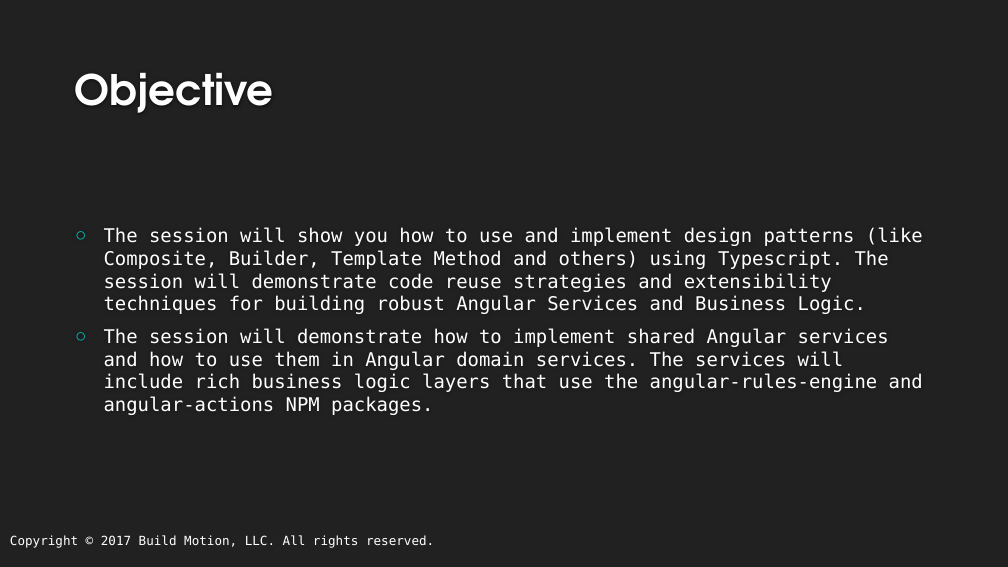
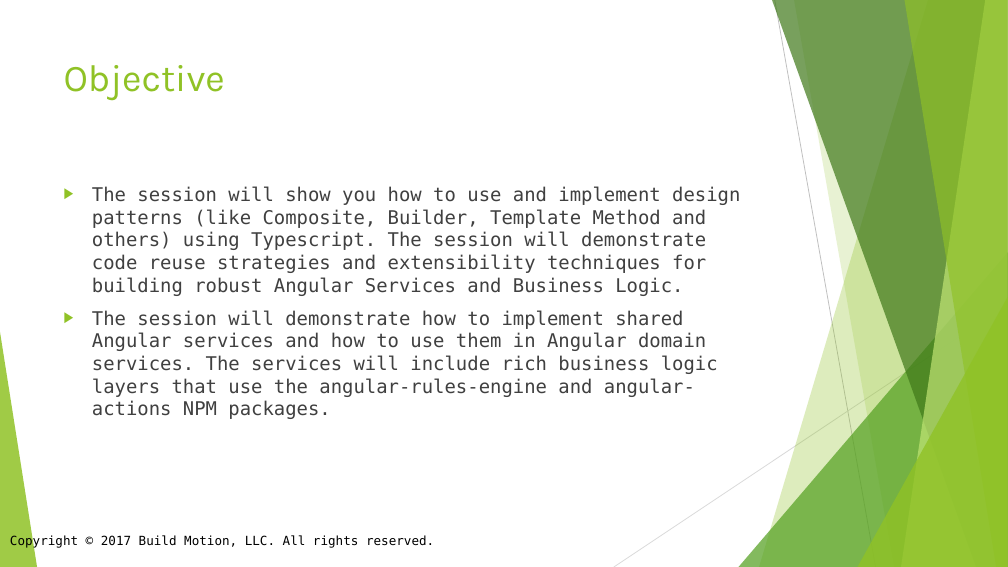
Before and after one commit to buildmotion/better-business-logic-with-typescript, a slide deck: slide 3 of Presentation/Better Business Logic with Typescript.pptx. Drawn at 1008x567 pixels with LibreOffice and Linux fonts; fonts in the diff are those of the drawing; background and template pictures are left out. Boxes give left, top, right and bottom in pixels: in the first picture for what was removed or moved away, otherwise in the second. Text is boxed around its words. In the diff, an @@ line names an element or a change of style, - is before the commit and + after.

Commit message:
updating sytle/template;

```diff
--- a/Presentation/Better Business Logic with Typescript.pptx
+++ b/Presentation/Better Business Logic with Typescript.pptx
@@ background #212121 to #FFFFFF @@
@@ title "Objective": place and size @@
-title "Objective" at <box>75,72,274,113</box>
+title "Objective" at <box>64,65,225,101</box>
@@ title "Objective" at <box>64,65,225,101</box>: size 40 to 36 pt, font TeX Gyre Adventor to Karla, text colour #FEFEFE to #90C226, bold off; vertical alignment bottom to top @@
@@ text "The session will show you ...": place and size @@
-text "The session will show you ..." at <box>104,227,923,415</box>
+text "The session will show you ..." at <box>92,186,740,419</box>
@@ text "The session will show you ..." at <box>92,186,740,419</box>: text colour #FFFFFF to #404040; bullet ○ to ▶; bullet colour #00C6BB to #90C226; vertical alignment middle to top @@
@@ group added at <box>0,0,1008,567</box>: 5 freeform shapes, 3 triangles, 2 lines @@
@@ text "Copyright © 2017 Build Motion, ..." at <box>10,534,434,548</box>: text colour #FFFFFF to #000000 @@
```
Also in this commit, not shown: 10 other slides changed.
